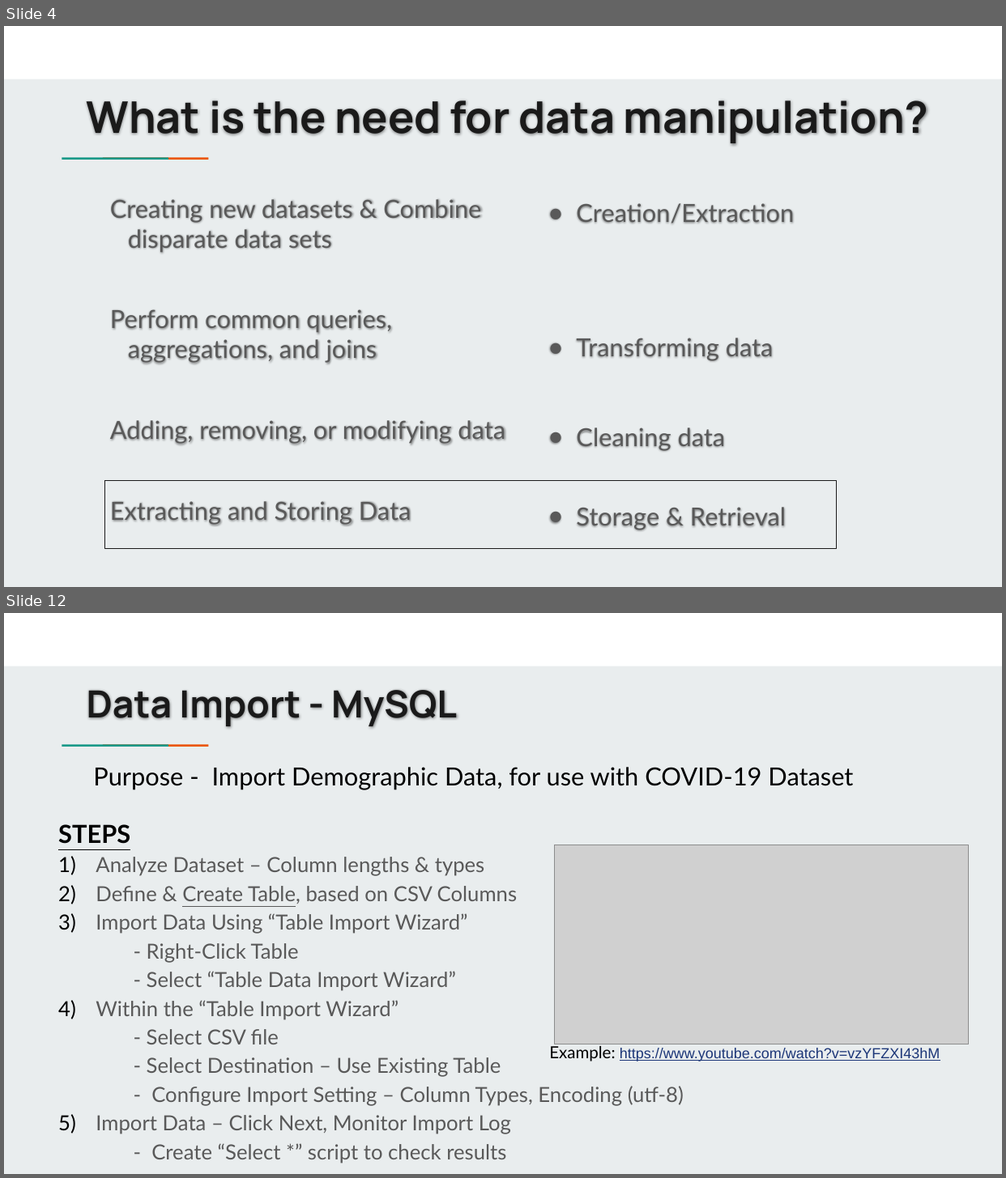
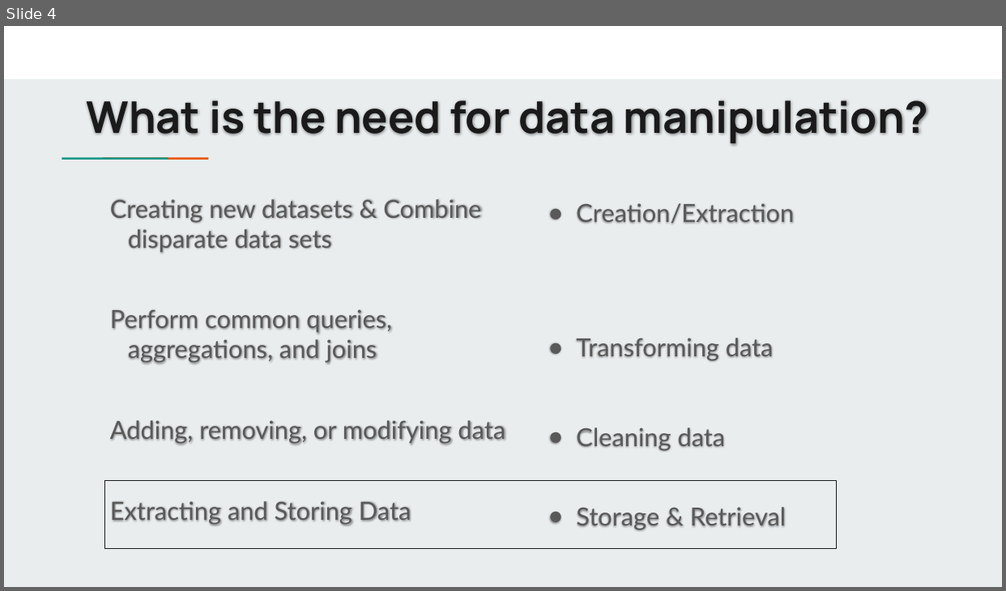
Before and after one commit to jbergmann56/OSDA-DataManipulationAndManagement, a slide deck: Lectures/(3) Extracting & Storing Data.pptx. Shown one above the other, each under a label of ours: slides 4 and 12 before the commit, slide 4 after it; the slides between them are not shown. The pictures are 1006x1178 and 1006x591 pixels, drawn with LibreOffice and Linux fonts; fonts in the diff are those of the drawing; grey boxes stand for pictures. Boxes give left, top, right and bottom in pixels: in the first picture for what was removed or moved away, otherwise in the second. Text is boxed around its words. In the diff, an @@ line names an element or a change of style, - is before the commit and + after.

```diff
--- a/Lectures/(3) Extracting & Storing Data.pptx
+++ b/Lectures/(3) Extracting & Storing Data.pptx
@@ slide 12 removed at (4,613,1002,1174), background #E9EDEE; not listed: 3 template elements that a slide beside it also shows @@
@@ title removed at (87,690,457,727) @@
-Data Import - MySQL
@@ text removed at (93,767,853,790) @@
-Purpose - Import Demographic Data, for use with COVID-19 Dataset
@@ text removed at (58,824,684,1164) @@
-STEPS
-1) Analyze Dataset – Column lengths & types
-2) Define & Create Table, based on CSV Columns
-3) Import Data Using “Table Import Wizard”
-    - Right-Click Table
-    - Select “Table Data Import Wizard”
-4) Within the “Table Import Wizard”
-    - Select CSV file
-    - Select Destination – Use Existing Table
-    - Configure Import Setting – Column Types, Encoding (utf-8)
-5) Import Data – Click Next, Monitor Import Log
-  - Create “Select *” script to check results
@@ picture removed at (555,845,969,1044) @@
@@ text removed at (549,1044,940,1062) @@
-Example: https://www.youtube.com/watch?v=vzYFZXI43hM
```
Also in this commit, not shown: 8 slides changed, 11 other files.
